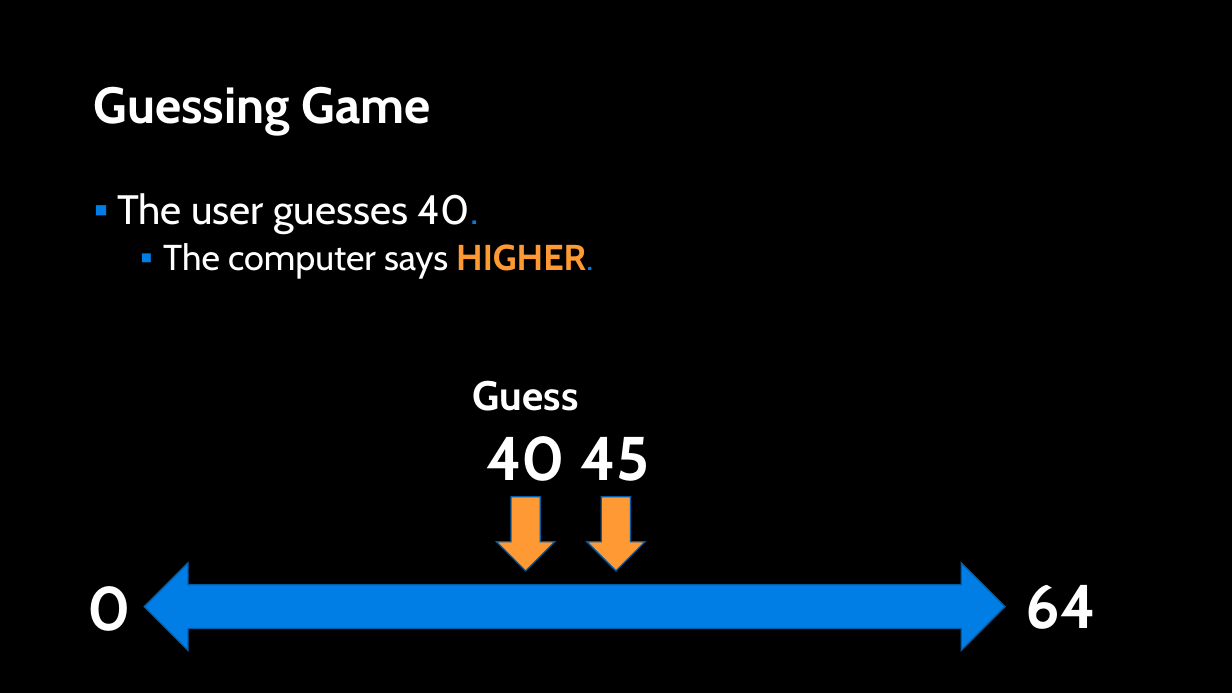
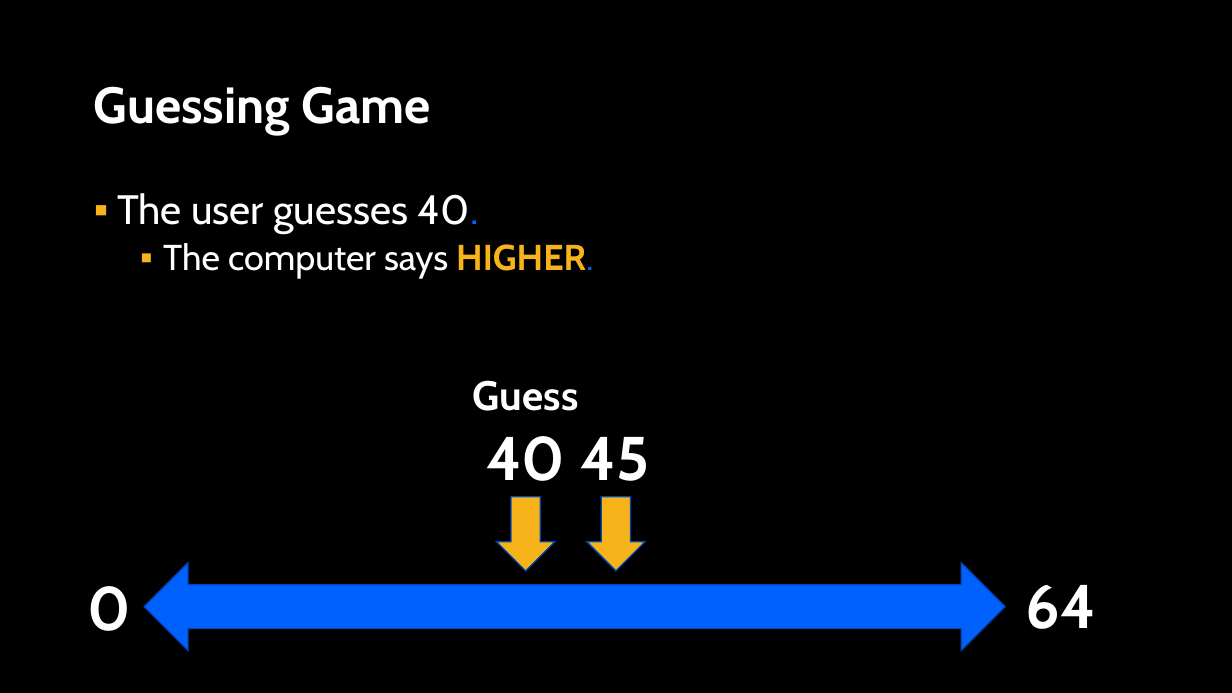
Before and after one commit to APS106/APS106-winter-2024-kinsella-goodfellow, a slide deck: slide 15 of lectures/week4/lecture2/slides/week4_lecture2.pptx. Drawn at 1232x693 pixels with LibreOffice and Linux fonts; fonts in the diff are those of the drawing; background and template pictures are left out. Boxes give left, top, right and bottom in pixels: in the first picture for what was removed or moved away, otherwise in the second. Text is boxed around its words. In the diff, an @@ line names an element or a change of style, - is before the commit and + after.

```diff
--- a/lectures/week4/lecture2/slides/week4_lecture2.pptx
+++ b/lectures/week4/lecture2/slides/week4_lecture2.pptx
@@ text "The user guesses 40." at bbox=[117, 193, 593, 279]: text colour #017EE5 to #0061FF in "40.", "HIGHER."; text colour #FF9933 to #F7B41A in "HIGHER."; bullet colour #007EE5 to #F7B41A @@
@@ down arrow at bbox=[496, 497, 555, 571]: fill #FF9933 to #F7B41A; outline #015DA9 1 pt to #0048BD 1 pt @@
@@ down arrow at bbox=[587, 497, 645, 571]: fill #FF9933 to #F7B41A; outline #015DA9 1 pt to #0048BD 1 pt @@
@@ left right arrow at bbox=[144, 563, 1006, 651]: fill #017EE5 to #0061FF; outline #015DA9 1 pt to #0048BD 1 pt @@
```
Also in this commit, not shown: 19 other slides changed, 12 other files.
